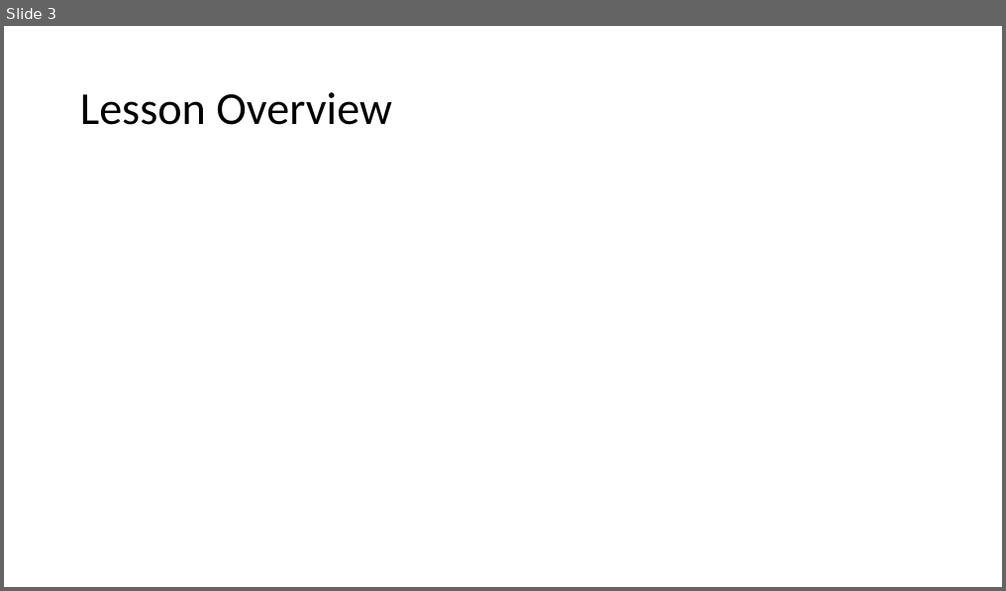
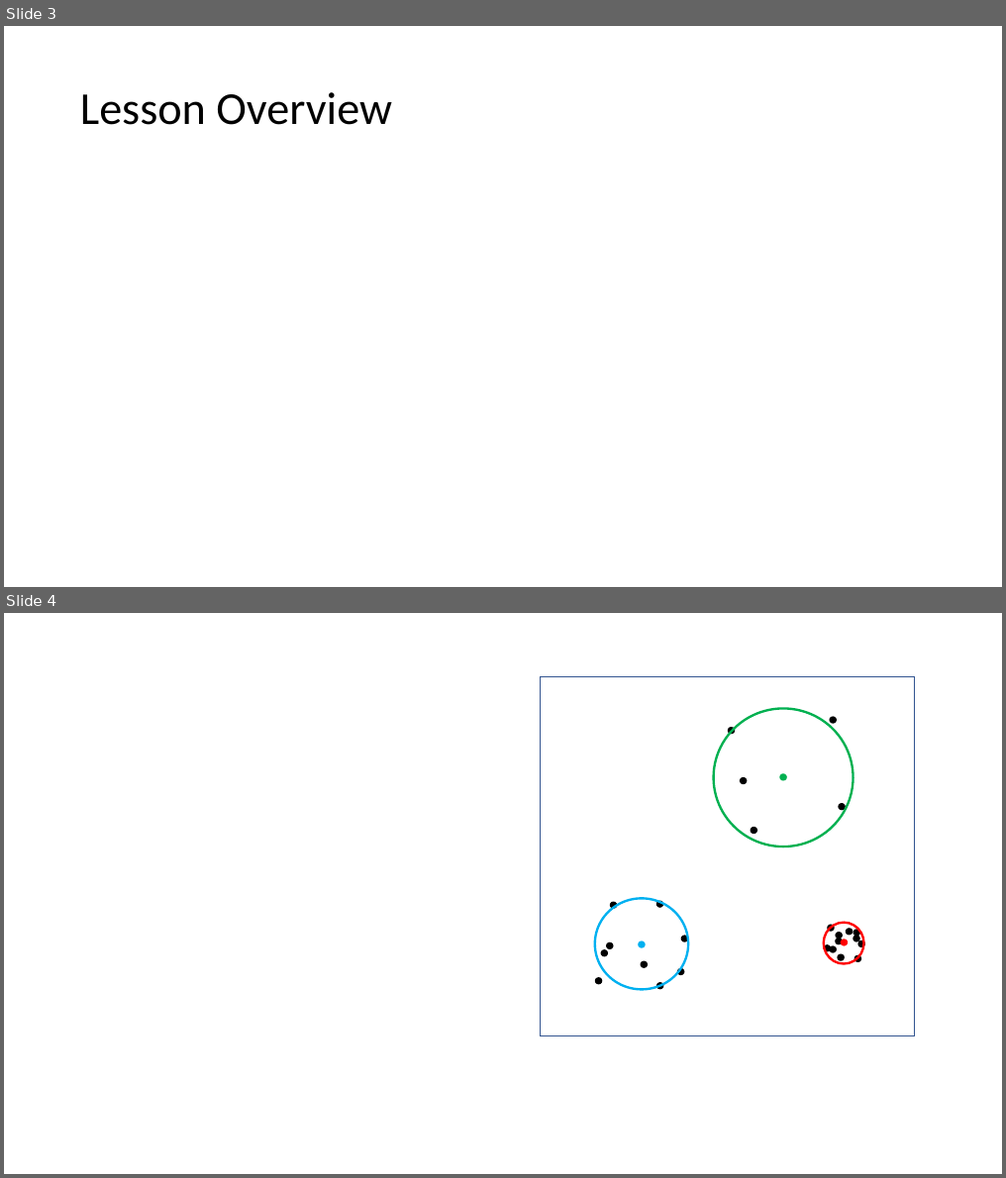
Before and after one commit to nbv3/math465_tsne, a slide deck: math465_tsne.pptx. Shown one above the other, each under a label of ours: slide 3 before the commit, slides 3 and 4 after it. The pictures are 1006x591 and 1006x1178 pixels, drawn with LibreOffice and Linux fonts; fonts in the diff are those of the drawing; grey boxes stand for pictures. Boxes give left, top, right and bottom in pixels: in the first picture for what was removed or moved away, otherwise in the second. Text is boxed around its words. In the diff, an @@ line names an element or a change of style, - is before the commit and + after.

```diff
--- a/math465_tsne.pptx
+++ b/math465_tsne.pptx
@@ slide 4 added at (4, 613, 1002, 1174), background #FFFFFF @@
@@ rectangle added at (541, 676, 915, 1036), outline #325491 1 pt @@
@@ ellipse added at (714, 709, 853, 848), outline #00B050 2.25 pt @@
@@ ellipse added at (728, 727, 736, 735), fill #000000 @@
@@ ellipse added at (830, 716, 838, 724), fill #000000 @@
@@ ellipse added at (740, 777, 747, 784), fill #000000 @@
@@ ellipse added at (779, 774, 787, 781), fill #00B050 @@
@@ ellipse added at (838, 803, 846, 811), fill #000000 @@
@@ ellipse added at (750, 827, 757, 835), fill #000000 @@
@@ ellipse added at (595, 898, 688, 989), outline #00B0F0 2.25 pt @@
@@ ellipse added at (610, 902, 617, 909), fill #000000 @@
@@ ellipse added at (656, 900, 663, 908), fill #000000 @@
@@ ellipse added at (681, 935, 688, 943), fill #000000 @@
@@ ellipse added at (824, 923, 864, 964), outline #FF0000 2.25 pt @@
@@ ellipse added at (828, 925, 835, 932), fill #000000 @@
@@ ellipse added at (835, 932, 843, 940), fill #000000 @@
@@ ellipse added at (835, 938, 843, 946), fill #000000 @@
@@ ellipse added at (846, 928, 853, 936), fill #000000 @@
@@ ellipse added at (853, 929, 860, 937), fill #000000 @@
@@ ellipse added at (853, 935, 860, 943), fill #000000 @@
@@ ellipse added at (601, 950, 608, 958), fill #000000 @@
@@ ellipse added at (606, 943, 614, 950), fill #000000 @@
@@ ellipse added at (638, 941, 646, 949), fill #00B0F0 @@
@@ ellipse added at (641, 961, 648, 968), fill #000000 @@
@@ ellipse added at (677, 968, 684, 976), fill #000000 @@
@@ ellipse added at (824, 945, 832, 953), fill #000000 @@
@@ ellipse added at (829, 947, 837, 954), fill #000000 @@
@@ ellipse added at (838, 955, 845, 961), fill #000000 @@
@@ ellipse added at (841, 940, 847, 947), fill #FF0000 @@
@@ ellipse added at (854, 956, 862, 962), fill #000000 @@
@@ ellipse added at (858, 941, 865, 949), fill #000000 @@
@@ ellipse added at (595, 977, 602, 985), fill #000000 @@
@@ ellipse added at (656, 983, 664, 990), fill #000000 @@
```
Also in this commit, not shown: 4 slides changed, 2 other slides added, 3 slides removed.
